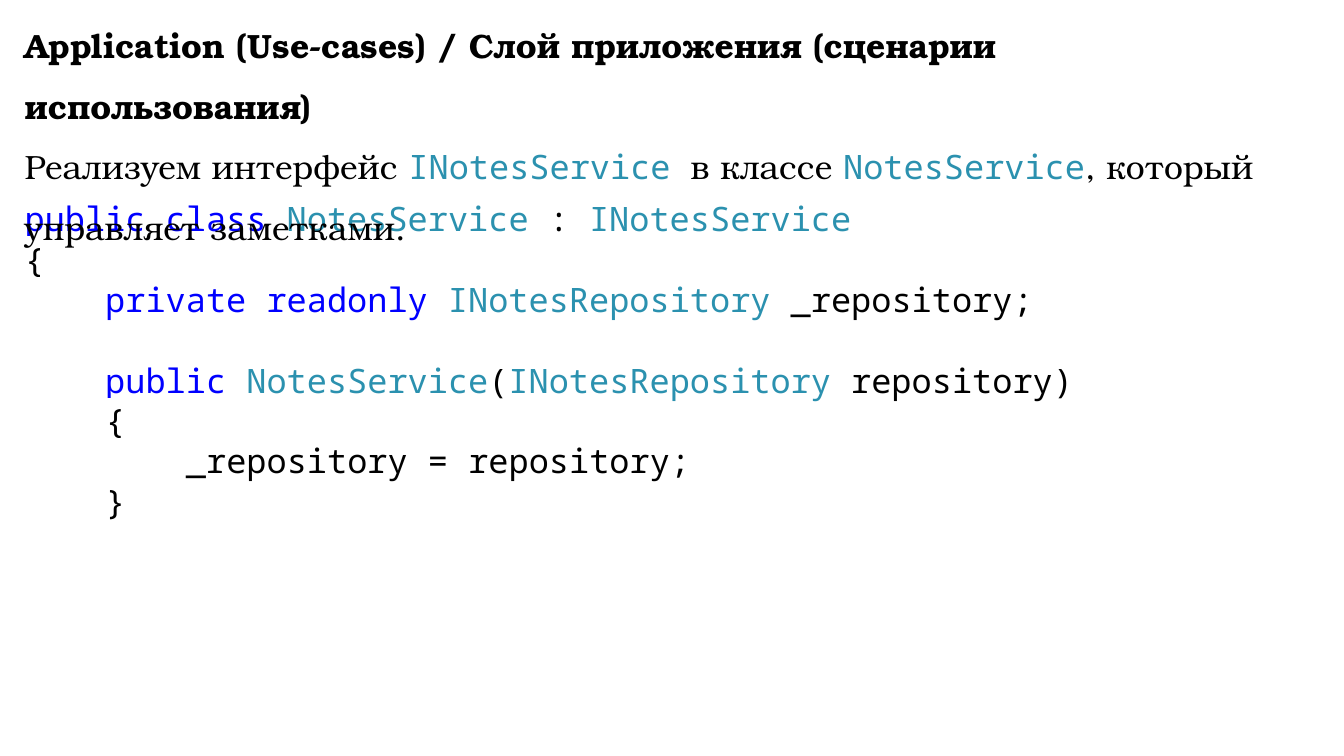
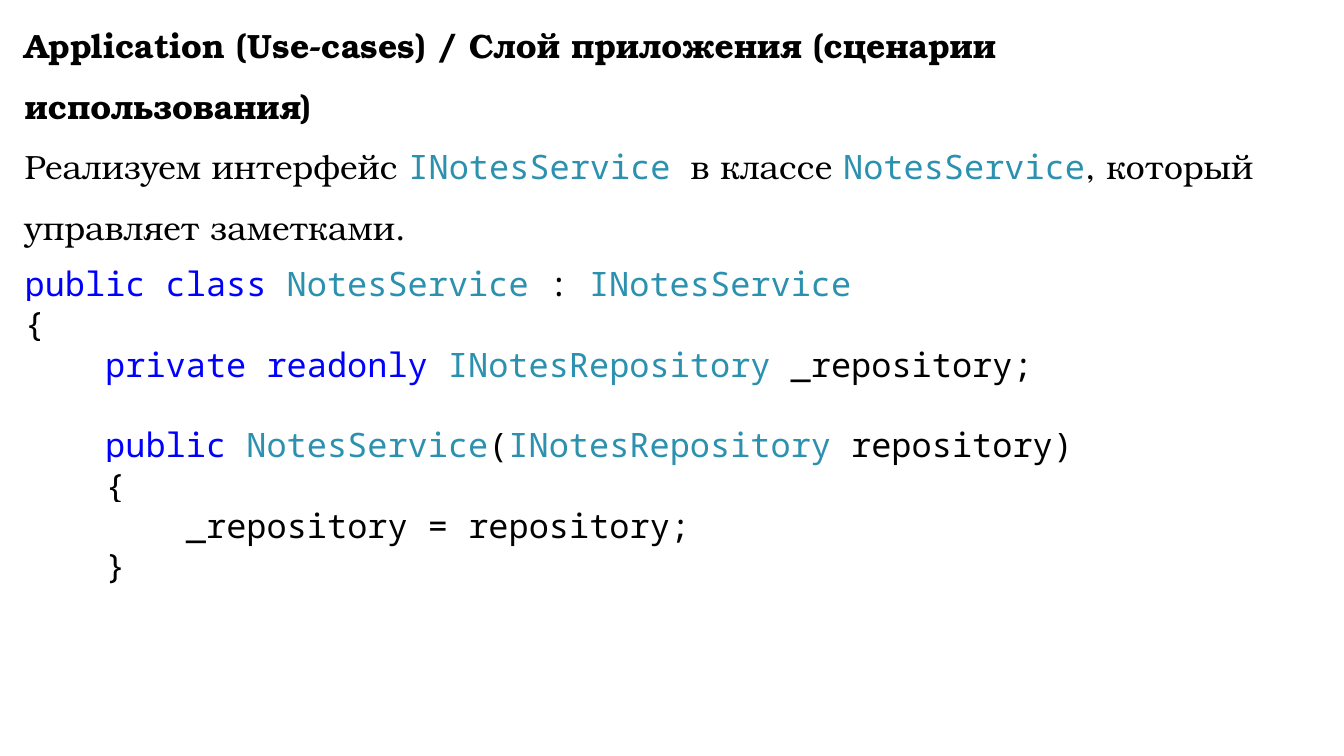
Before and after one commit to DaniilKlyukin/OOP-4, a slide deck: slide 20 of Лекции/ООП 1 лек 6.pptx. Drawn at 1344x756 pixels with LibreOffice and Linux fonts; fonts in the diff are those of the drawing. Boxes give left, top, right and bottom in pixels: in the first picture for what was removed or moved away, otherwise in the second. Text is boxed around its words. In the diff, an @@ line names an element or a change of style, - is before the commit and + after.

```diff
--- a/Лекции/ООП 1 лек 6.pptx
+++ b/Лекции/ООП 1 лек 6.pptx
@@ text "public class NotesService : INotesService" moved from (x1=25, y1=205, x2=1073, y2=482) to (x1=25, y1=270, x2=1073, y2=547) @@
```
Also in this commit, not shown: 7 other slides changed, 8 other files.
